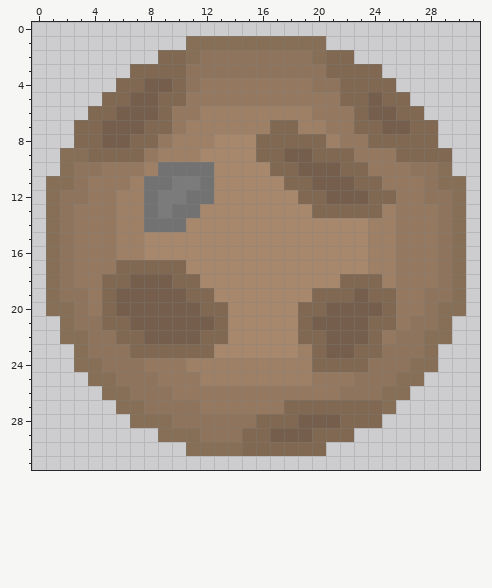
Pixel-art sprite -- Planets and Dungeons/Assets/Sprites/UI/Planets buttons/Anad-QH7_1.png. Above is the file before it was changed.
The file is 32x32 pixels.
And afterwards:
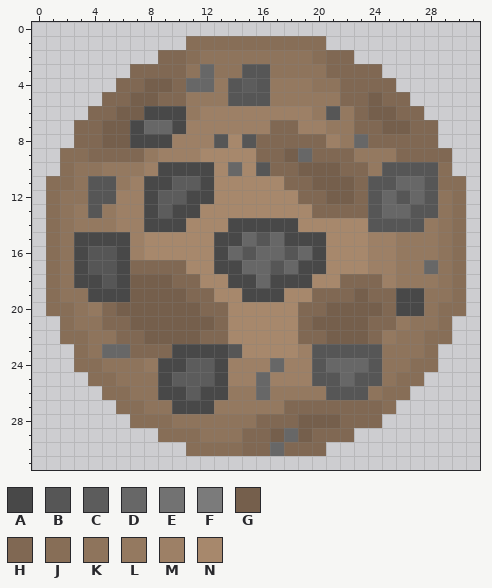
Palette (. is transparent): A #484848  B #565656  C #5c5c5c  D #676767  E #727272  F #7b7b7b  G #755f4c  H #806853  J #876e57  K #8e745c  L #947960  M #9d8066  N #a7886c
Commit: Weapon slot ant Anad-QH7 resprites
Diff:
@@ x 0..31 @@
  2 .........HHJKKKKKKKKJHH.........
- 3 .......HHHHKKKKKKKKKKHHHH.......
- 4 ......HHGGHKLLLLLLLLKKHHHH......
- 5 .....HHGGHHLLLLLLLLLLLHHGHH.....
- 6 ....HHGGGHLLMMMMMMMMLLLHGGHH....
- 7 ...HHGGGHHLMMMMMMHHMMLLHHGGHH...
- 8 ...HHGGHHLMMMNNNHHHHHMLLHHHHH...
- 9 ..JJHHHHLMMMNNNNHHGGHHHLLLHHHH..
-10 ..JKKLLLMEEEENNNNHHGGGHHLLLKKJ..
-11 .JJKLLLMEEFFENNNNNHHGGGHHLLLKJJ.
-12 .JKKLLMMEFFEENNNNNNHHGGGHHLLKKJ.
-13 .JKLLLMMEFEENNNNNNNNHHHHHMLLLKJ.
-14 .JKLLLMMEEENNNNNNNNNNNNNMMLLLKJ.
-15 .JKLLLMMNNNNNNNNNNNNNNNNMMLLLKJ.
-16 .JKLLLMMNNNNNNNNNNNNNNNNMMLLLKJ.
-17 .JKLLLHHHHHNNNNNNNNNNNNNMMLLLKJ.
-18 .JKLLHHGGGHHNNNNNNNNNNHHHMLLLKJ.
-19 .JKKLHGGGGGHHNNNNNNNHHHGHHLLKKJ.
-20 .JJKLHGGGGGGHHNNNNNHHGGGGHLLKJJ.
+ 3 .......HHHHKDKKBBKKKKHHHH.......
+ 4 ......HHGGHDDLBCBLLLKKHHHH......
+ 5 .....HHGGHHLLLBBBLLLLLHHGHH.....
+ 6 ....HHGGAAALMMMMMMMMLBLHGGHH....
+ 7 ...HHGGADDAMMMMMMHHMMLLHHGGHH...
+ 8 ...HHGGAAAMMMBNBHHHHHMLDHHHHH...
+ 9 ..JJHHHHLMMMNNNNHHGDHHHLLLHHHH..
+10 ..JKKLLLMAAAANDNBHHGGGHHLBBBBJ..
+11 .JJKBBLMAACCANNNNNHHGGGHBBDDBJJ.
+12 .JKKBBMMACCAANNNNNNHHGGHBDBDBKJ.
+13 .JKLBLMMACAANNNNNNNNHHHHBDDBBKJ.
+14 .JKLLLMMAAANNNAAAAANNNNNBBBBLKJ.
+15 .JKAAAAMNNNNNAADBDAAANNNMMLLLKJ.
+16 .JKABBAMNNNNNADBDDBDANNNMMLLLKJ.
+17 .JKABBAHHHHNNAADDBDAANNNMMLLDKJ.
+18 .JKAABAGGGHHNNAADAAANNHHHMLLLKJ.
+19 .JKKAAAGGGGHHNNAAANNHHHGHHAAKKJ.
+20 .JJKLHGGGGGGHHNNNNNHHGGGGHAAKJJ.
 21 ..JKKHHGGGGGGHNNNNNHGGGGHHLKKJ..
 22 ..JJKKHHGGGGHHNNNNNHHGGGHLKKJJ..
-23 ...JKKKHHHHHHNNNNNNMHGGHHKKKJ...
-24 ...JJKKKLLLMMMMMMMMMHHHHKKKJJ...
-25 ....JJKKKLLLMMMMMMMMLLLKKKJJ....
-26 .....JJKKKLLLLLLLLLLLLKKKJJ.....
-27 ......JJKKKKLLLLLLHHHHHHHJ......
+23 ...JKDDHHHAAAABNNNNMBBBBBKKKJ...
+24 ...JJKKKLAACCAMMMDMMBDDDBKKJJ...
+25 ....JJKKKACCCAMMDMMMBBDBBKJJ....
+26 .....JJKKAACAALLDLLLLBBBKJJ.....
+27 ......JJKKAAALLLLLHHHHHHHJ......
 28 .......JJJKKKKKKHHHGGGHHH.......
-29 .........JJJKKKHHGGGHHH.........
-30 ...........JJJJHHHHHH...........
+29 .........JJJKKKHHGDGHHH.........
+30 ...........JJJJHHDHHH...........
 31 ................................
Pixel boxes of the changes (left, top, right, bottom) in both pictures:
changed: (74, 64, 438, 456)
